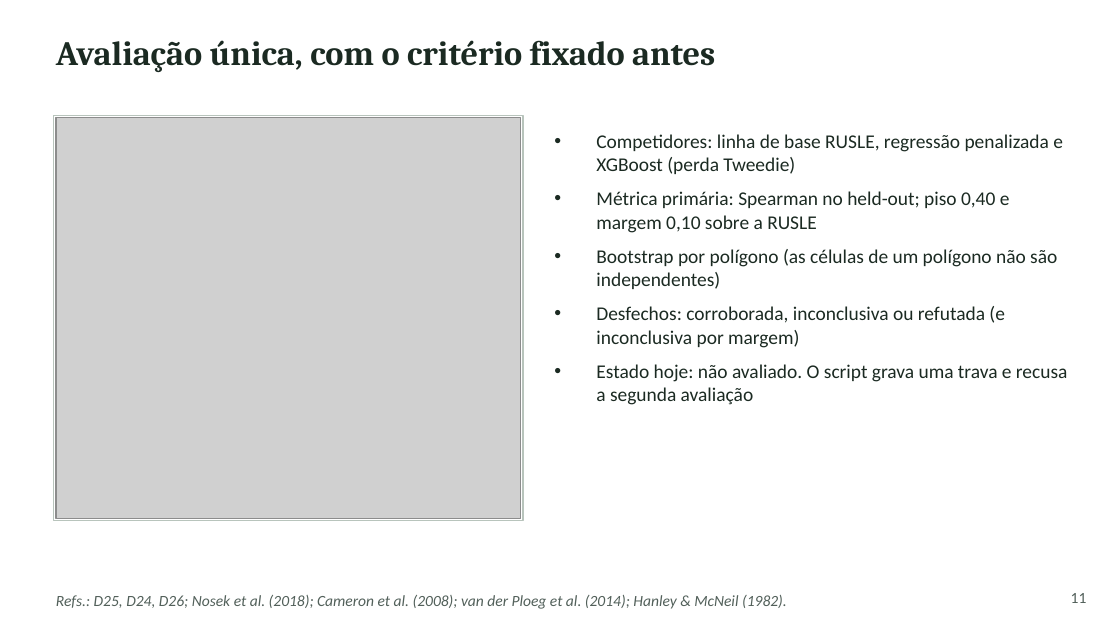
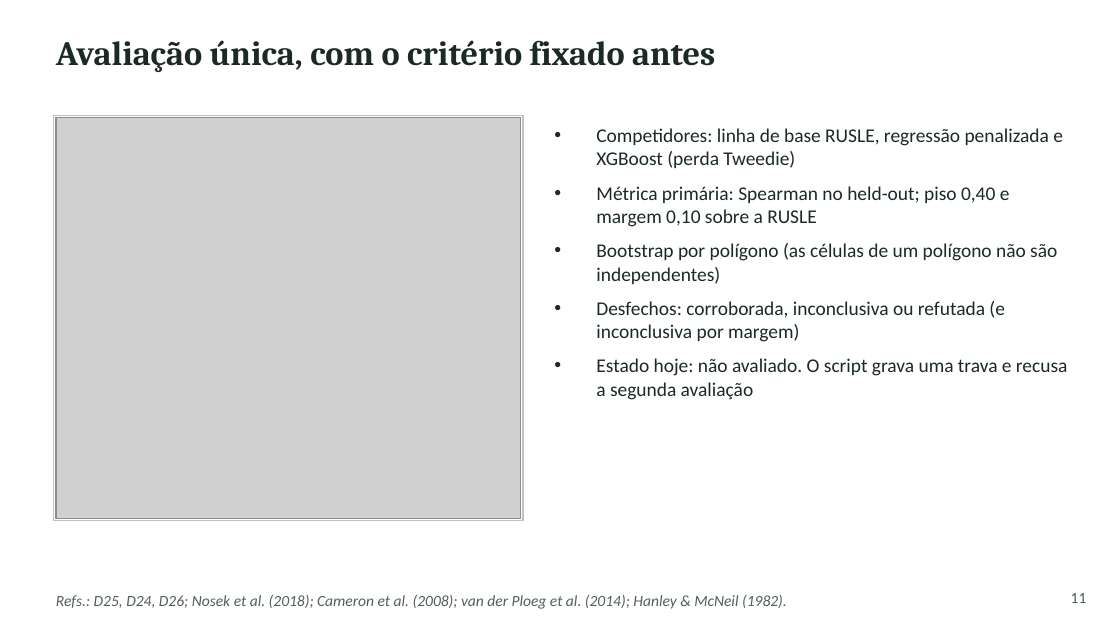
Before and after one commit to RedZardoz/localizador-erosao-v02, a slide deck: slide 11 of docs/Apresentacao_SAREL_Plataforma_Metodo_Desafios.pptx. Drawn at 1120x630 pixels with LibreOffice and Linux fonts; fonts in the diff are those of the drawing; grey boxes stand for pictures. Boxes give left, top, right and bottom in pixels: in the first picture for what was removed or moved away, otherwise in the second. Text is boxed around its words. In the diff, an @@ line names an element or a change of style, - is before the commit and + after.

```diff
--- a/docs/Apresentacao_SAREL_Plataforma_Metodo_Desafios.pptx
+++ b/docs/Apresentacao_SAREL_Plataforma_Metodo_Desafios.pptx
@@ text "Competidores: linha de base RUSLE, ...": place and size @@
-text "Competidores: linha de base RUSLE, ..." at (596,134,1067,405)
+text "Competidores: linha de base RUSLE, ..." at (596,128,1067,400)
```
Also in this commit, not shown: 1 other file.
